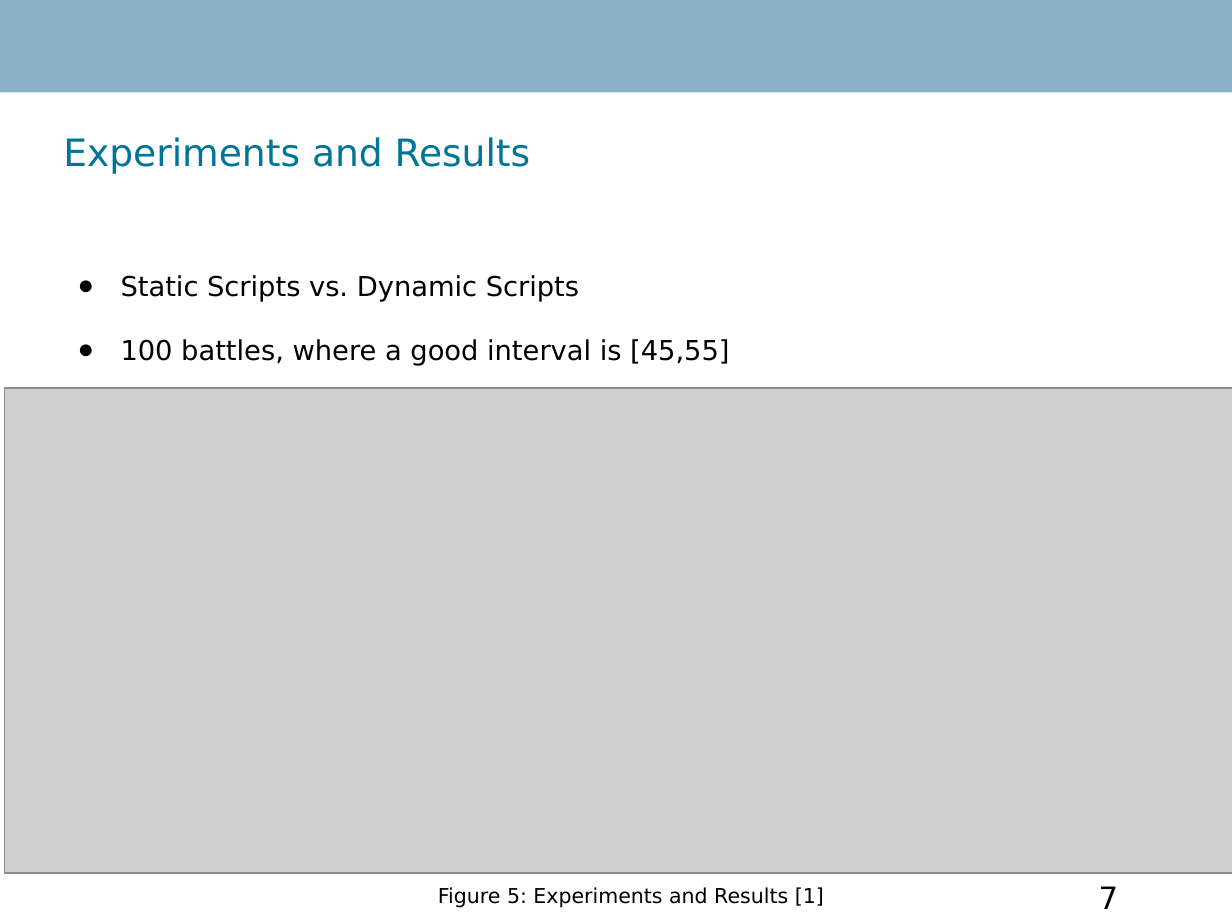
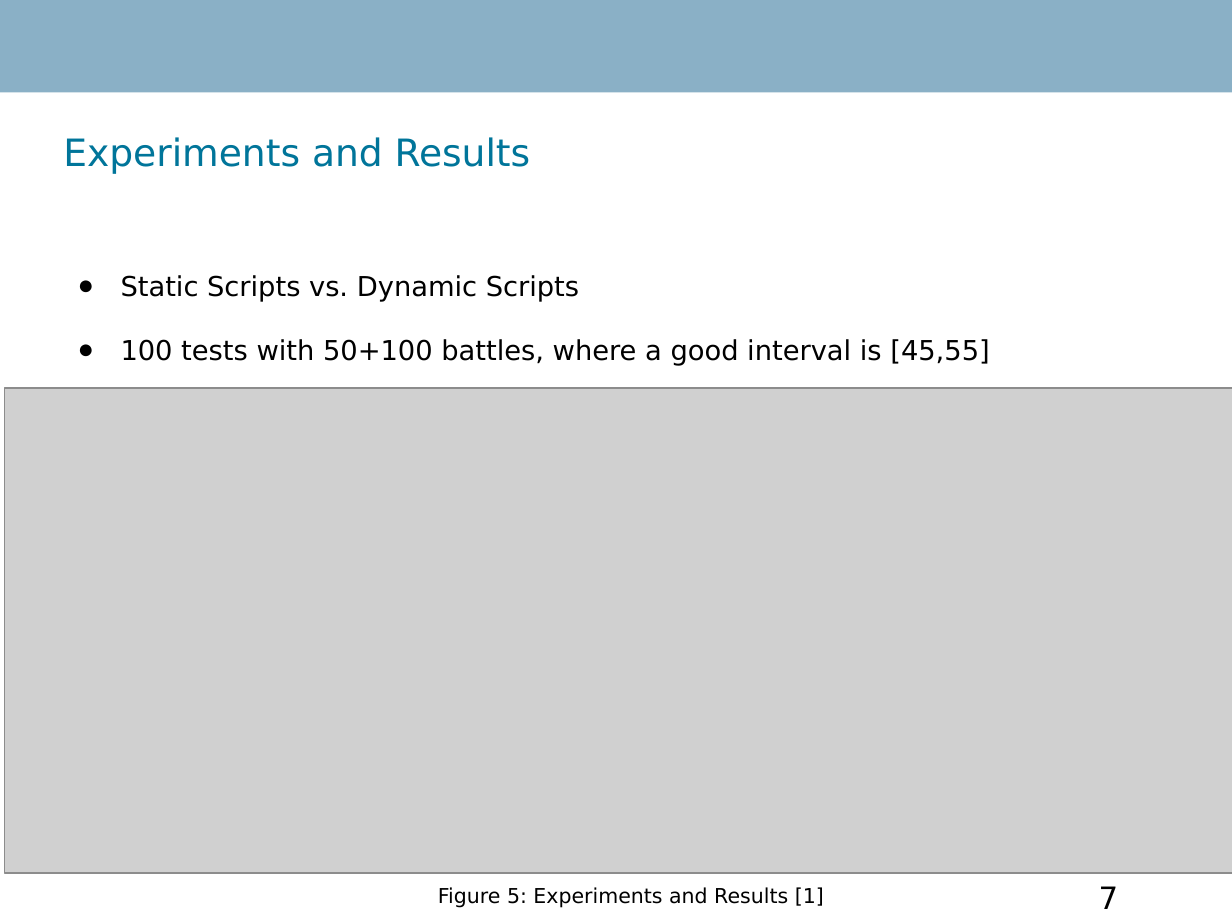
Before and after one commit to RobinTo/AdaptiveGame, a slide deck: slide 7 of IKT426 Research Seminar Report/presentation.ppt. Drawn at 1232x924 pixels with LibreOffice and Linux fonts; fonts in the diff are those of the drawing; grey boxes stand for pictures; background and template pictures are left out. Boxes give left, top, right and bottom in pixels: in the first picture for what was removed or moved away, otherwise in the second. Text is boxed around its words. In the diff, an @@ line names an element or a change of style, - is before the commit and + after.

```diff
--- a/IKT426 Research Seminar Report/presentation.ppt
+++ b/IKT426 Research Seminar Report/presentation.ppt
@@ text at [121,339,989,366]: text changed @@
-● 100 battles, where a good interval is [45,55]
+● 100 tests with 50+100 battles, where a good interval is [45,55]
```
Also in this commit, not shown: 2 other slides changed, 3 other files.
